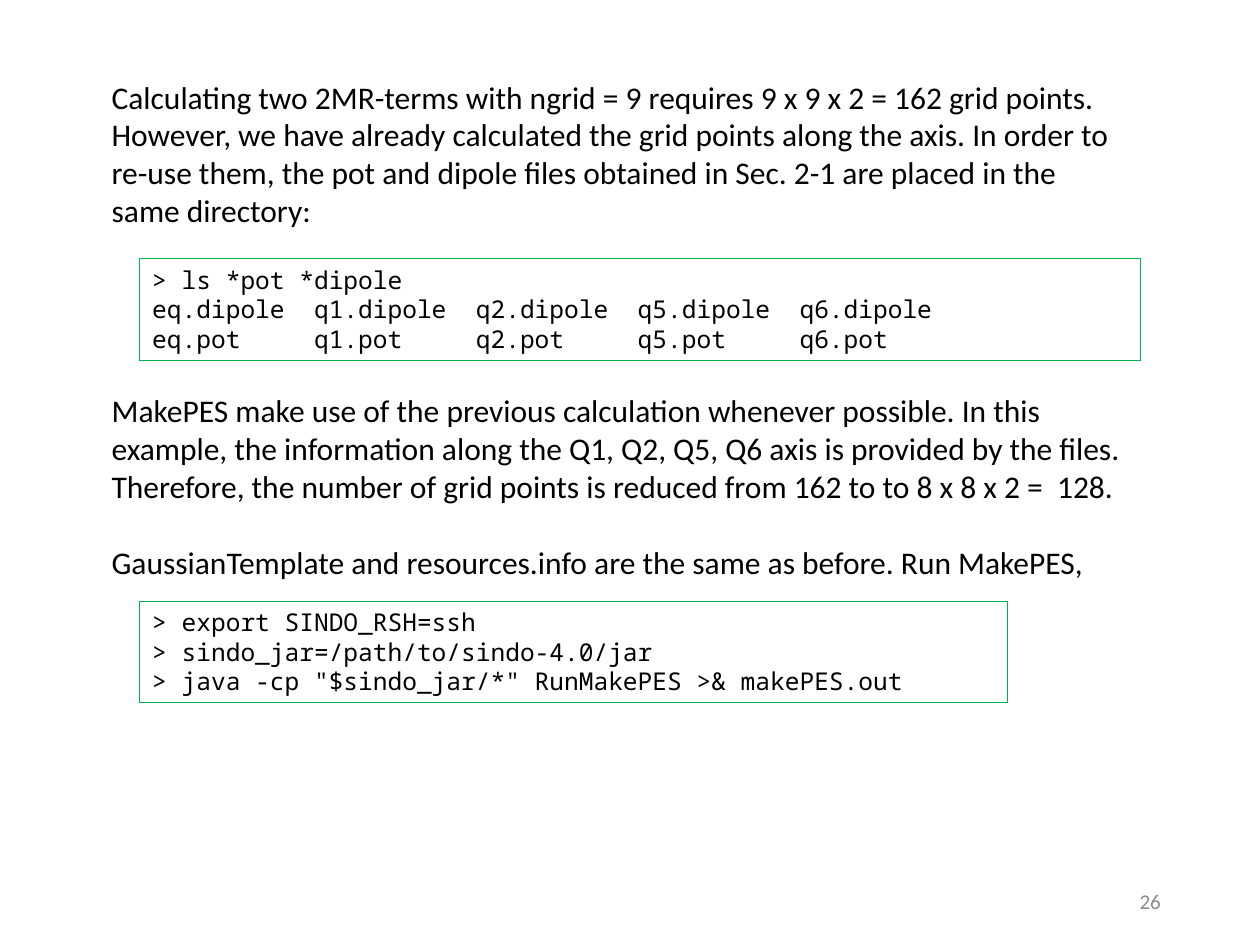
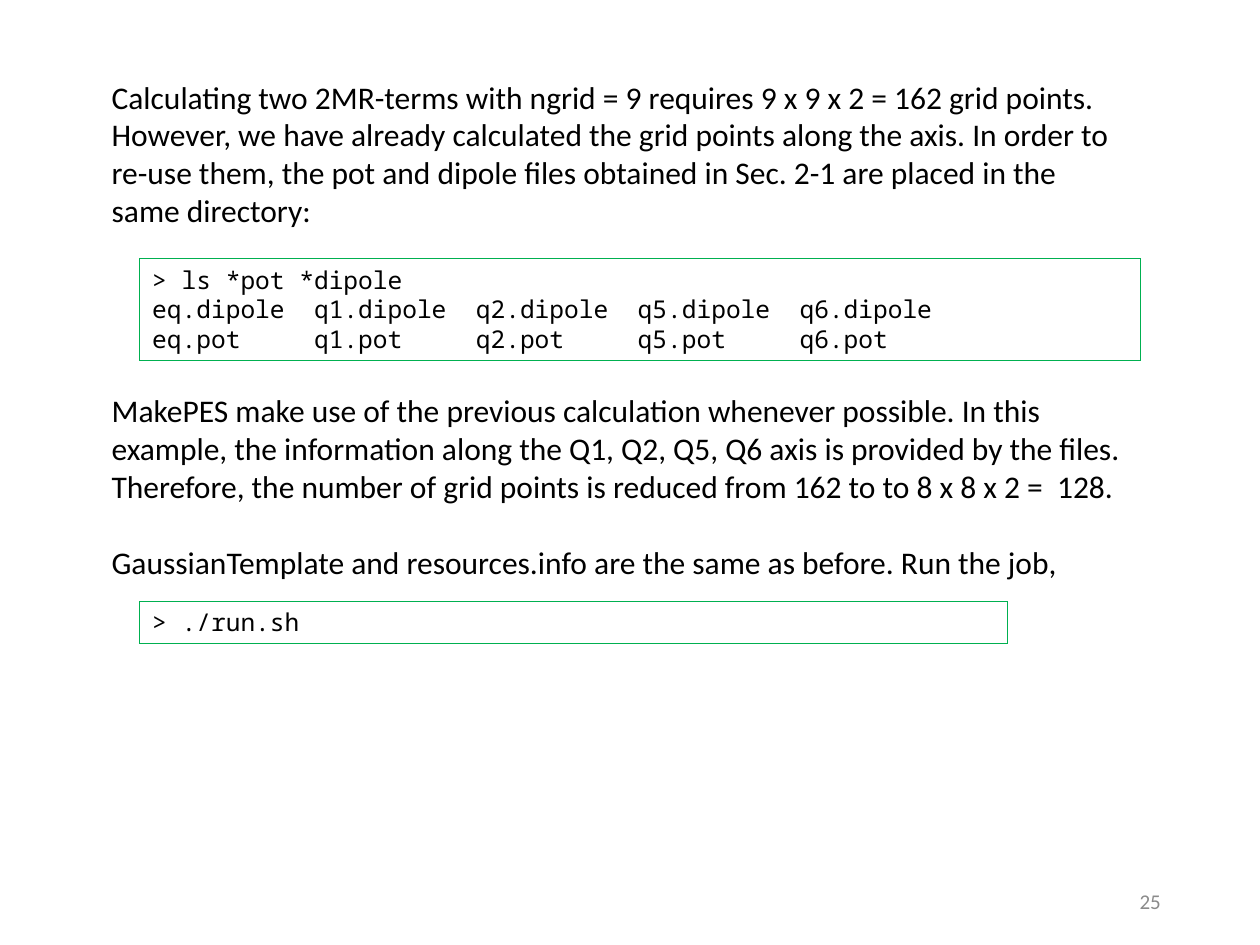
Before and after one commit to yagikiyoshi/sindo, a slide deck: slide 26 of doc/MakePES/usage_MakePES.pptx (slide 27 before the commit). Drawn at 1260x945 pixels with LibreOffice and Linux fonts; fonts in the diff are those of the drawing. Boxes give left, top, right and bottom in pixels: in the first picture for what was removed or moved away, otherwise in the second. Text is boxed around its words. In the diff, an @@ line names an element or a change of style, - is before the commit and + after.

```diff
--- a/doc/MakePES/usage_MakePES.pptx
+++ b/doc/MakePES/usage_MakePES.pptx
@@ text at (x1=112, y1=552, x2=1057, y2=580): text changed @@
-GaussianTemplate and resources.info are the same as before. Run MakePES,
+GaussianTemplate and resources.info are the same as before. Run the job,
@@ rectangle "> ./run.sh" resized from (x1=140, y1=601, x2=1008, y2=703) to (x1=140, y1=601, x2=1008, y2=644) @@
@@ text in rectangle at (x1=182, y1=612, x2=300, y2=632): text changed @@
-> export SINDO_RSH=ssh
-> sindo_jar=/path/to/sindo-4.0/jar
-> java -cp "$sindo_jar/*" RunMakePES >& makePES.out
+> ./run.sh
@@ page number at (x1=1140, y1=895, x2=1161, y2=909): text changed @@
-26
+25
```
Also in this commit, not shown: 22 other slides changed, 1 slide added, 2 slides removed, 23 other files.
